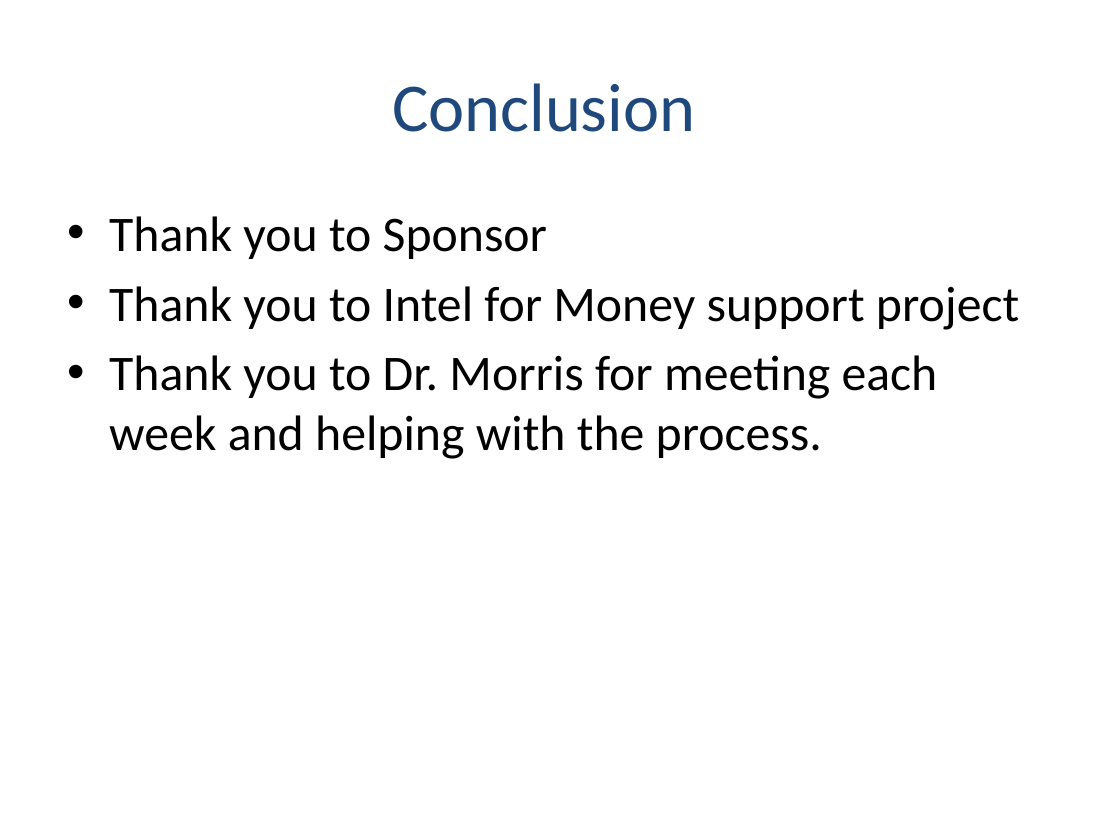
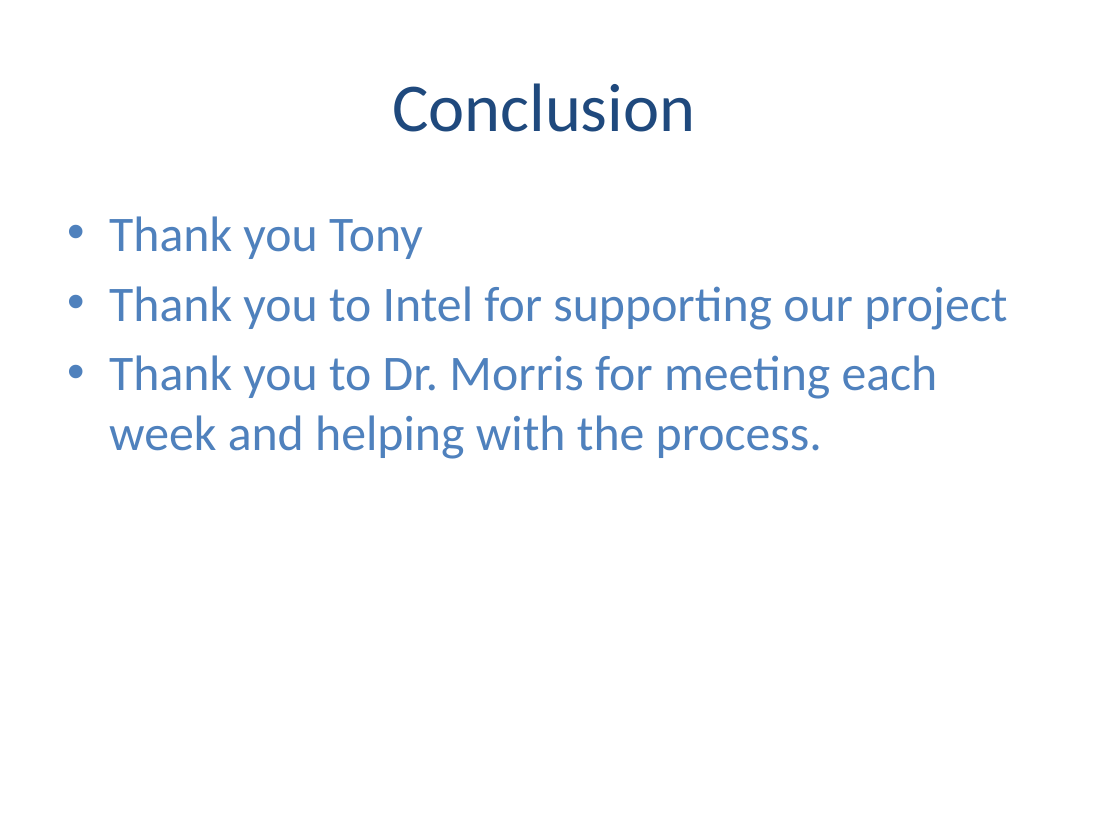
Before and after one commit to BrandonTowell/Capstone-Team-12, a slide deck: slide 13 of Documentation/T12 Final Presentation.pptx. Drawn at 1120x840 pixels with LibreOffice and Linux fonts; fonts in the diff are those of the drawing. Boxes give left, top, right and bottom in pixels: in the first picture for what was removed or moved away, otherwise in the second. Text is boxed around its words. In the diff, an @@ line names an element or a change of style, - is before the commit and + after.

```diff
--- a/Documentation/T12 Final Presentation.pptx
+++ b/Documentation/T12 Final Presentation.pptx
@@ text at (109,216,1007,330): text changed; text colour #000000 to #4F81BD @@
-• Thank you to Sponsor
-• Thank you to Intel for Money support project
+• Thank you Tony
+• Thank you to Intel for supporting our project
@@ text at (109,355,938,459): text colour #000000 to #4F81BD in "Thank you to Dr. Morris for meeting ..." @@
```
Also in this commit, not shown: 7 other slides changed, 4 slides added, 4 slides removed.
